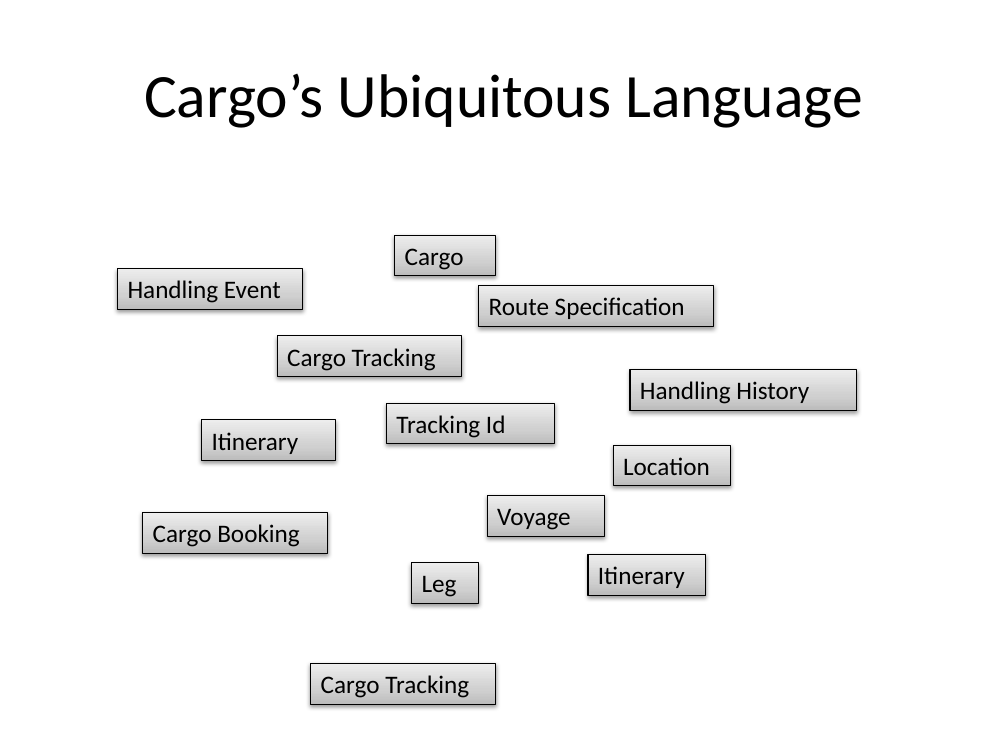
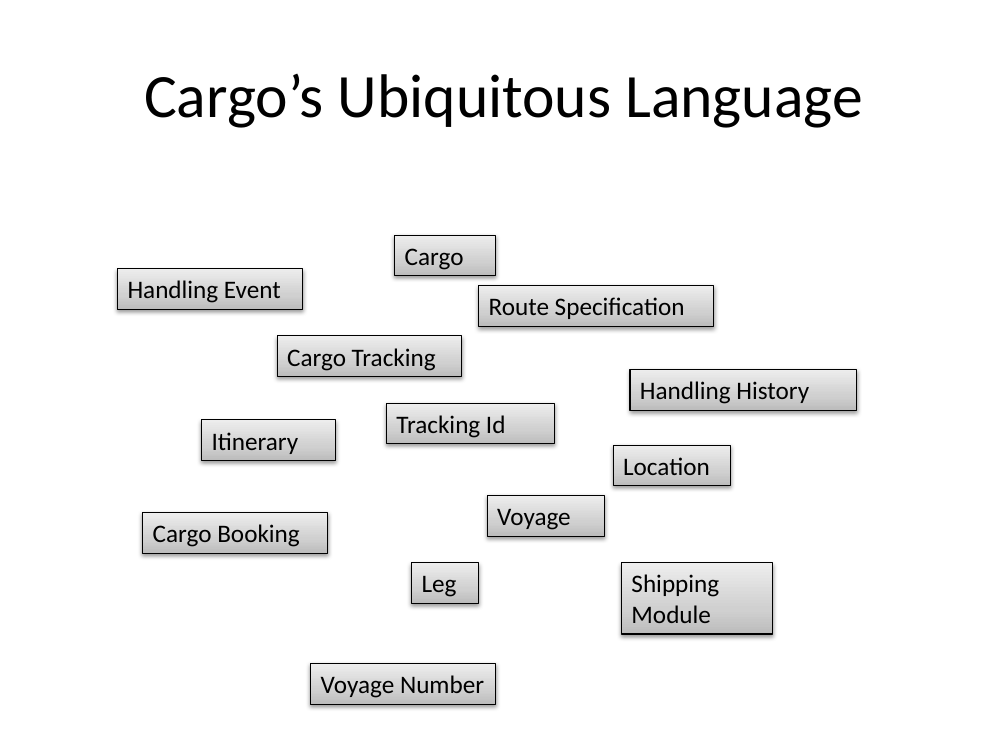
Before and after one commit to arturtv/dddpresentation, a slide deck: slide 38 of Domain-DrivenDesign.A.Trosin.pptx. Drawn at 1008x756 pixels with LibreOffice and Linux fonts; fonts in the diff are those of the drawing. Boxes give left, top, right and bottom in pixels: in the first picture for what was removed or moved away, otherwise in the second. Text is boxed around its words. In the diff, an @@ line names an element or a change of style, - is before the commit and + after.

```diff
--- a/Domain-DrivenDesign.A.Trosin.pptx
+++ b/Domain-DrivenDesign.A.Trosin.pptx
@@ rectangle "Shipping Module" resized from (x1=588, y1=554, x2=706, y2=595) to (x1=622, y1=562, x2=773, y2=634) @@
@@ text in rectangle at (x1=631, y1=574, x2=719, y2=623): text changed @@
-Itinerary
+Shipping Module
@@ text in rectangle at (x1=321, y1=675, x2=484, y2=698): text changed @@
-Cargo Tracking
+Voyage Number
```
Also in this commit, not shown: 9 other slides changed.
